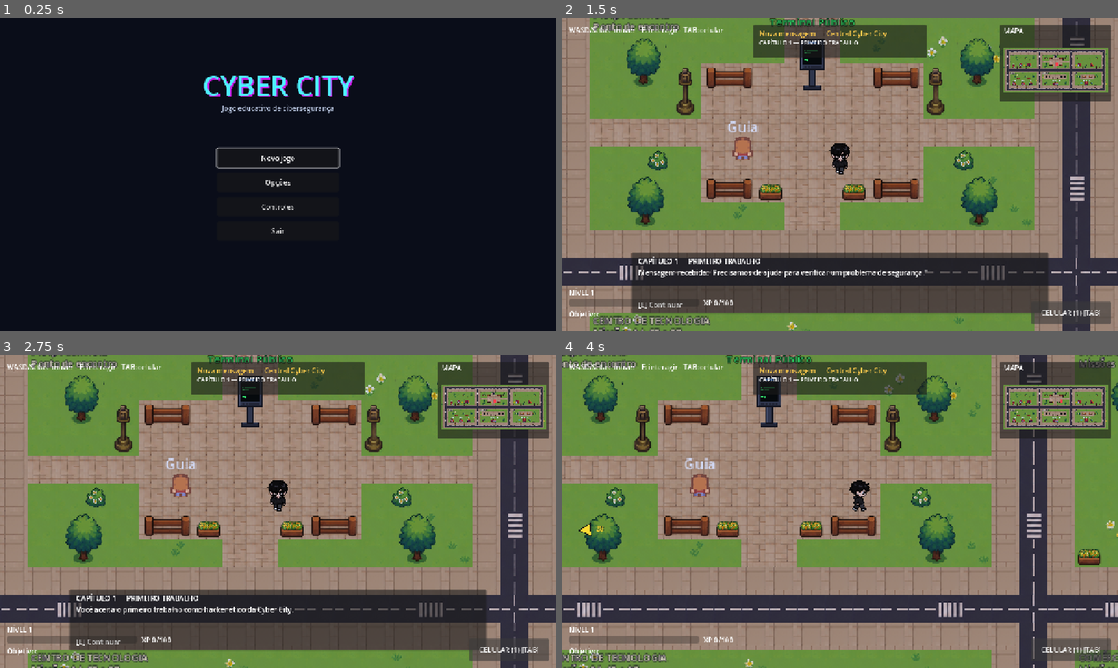
Above: before the commit, frames 1-4 (two rows, left to right).
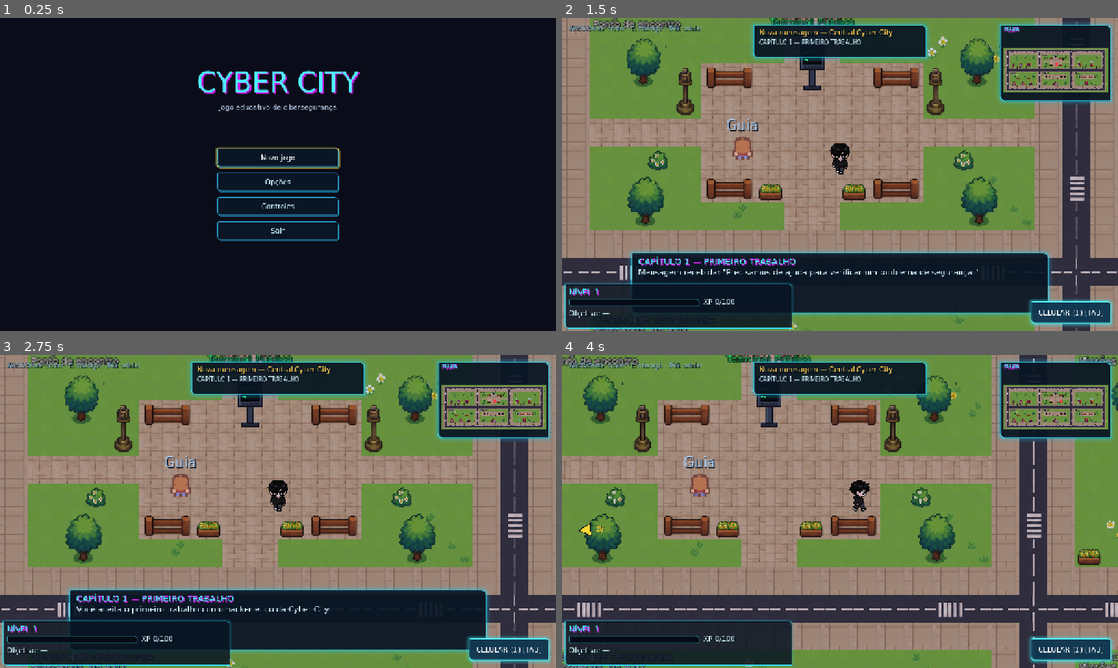
Above: after the commit, the same moments.

Repository: brenocoelhos/CyberCity
Game: Godot game, scene res://scenes/ui/MainMenu.tscn
Same seed, same stepped clock (60 frames per second), same inputs: the game is played once before the commit and once after it.
Inputs:
- Up to frame 1 (0.25 s): no input
- Up to frame 2 (1.5 s): click "Novo jogo" at 0.5 s; click "CELULAR (1) [TAB]" at 1.25 s
- Up to frame 3 (2.75 s): tap Enter at 2 s; hold D (move_right) from 2.03 s (still down); hold E (interact) from 2.03 s (still down)
- Up to frame 4 (4 s): tap Space at 2.75 s; release D (move_right) at 2.78 s; release E (interact) at 2.78 s; hold S (move_down) 2.78-3.53 s; tap E (interact) at 2.85 s; tap Enter at 3.5 s; hold D (move_right) from 3.53 s (still down); hold E (interact) from 3.53 s (still down)

The runs differ from the first frame. In frame 1, 3.2% of the frame differs, in the area x 35-65%, y 16-72%; in frame 2, 22%, in the area x 0-100%, y 0-100%; in frame 3, 22%; in frame 4, 15%.

Commit message:
Aplica tema futurista global na interface
- Novo tema assets/ui/cyber_theme.tres (paineis escuros com borda neon,
  botoes, barra de XP, slider, campo de texto) ligado em GUI > Tema
- Variacoes InnerPanel, HudPanel, HeadingLabel e DimLabel
- HUD ganha painel de fundo; dialogo, desafio, opcoes, menu e minimapa
  usam os novos estilos

Co-Authored-By: Claude Sonnet 5.5 <noreply@anthropic.com>
Claude-Session: https://claude.ai/code/session_01DNFjVUKeBJRM6nCVVYZZrs

Diff:
--- /dev/null
+++ b/assets/ui/cyber_theme.tres
@@ -0,0 +1,273 @@
+[gd_resource type="Theme" load_steps=15 format=3]
+
+; Tema futurista global do Cyber City.
+; Aplicado em Projeto > Configurações do Projeto > GUI > Tema > Personalizado.
+; Para trocar a fonte por uma .ttf/.otf (ex.: Orbitron ou Rajdhani), coloque o
+; arquivo em assets/ui/fonts/ e, no Inspetor deste tema, mude "Default Font".
+
+[sub_resource type="SystemFont" id="Font"]
+font_names = PackedStringArray("Bahnschrift", "Rajdhani", "Orbitron", "Segoe UI Semibold", "Ubuntu", "Roboto", "DejaVu Sans", "Sans-serif")
+font_weight = 500
+antialiasing = 1
+subpixel_positioning = 0
+
+; --- Painel principal: fundo escuro translúcido + borda ciano com brilho ---
+[sub_resource type="StyleBoxFlat" id="PanelMain"]
+bg_color = Color(0.03, 0.06, 0.11, 0.9)
+border_width_left = 2
+border_width_top = 2
+border_width_right = 2
+border_width_bottom = 2
+border_color = Color(0.2, 0.9, 1, 0.85)
+corner_radius_top_left = 2
+corner_radius_top_right = 10
+corner_radius_bottom_right = 2
+corner_radius_bottom_left = 10
+corner_detail = 4
+shadow_color = Color(0.1, 0.8, 1, 0.28)
+shadow_size = 10
+content_margin_left = 12.0
+content_margin_top = 8.0
+content_margin_right = 12.0
+content_margin_bottom = 8.0
+
+; --- Painel interno (dentro de outro painel): mais discreto ---
+[sub_resource type="StyleBoxFlat" id="PanelInner"]
+bg_color = Color(0.02, 0.04, 0.08, 0.92)
+border_width_left = 1
+border_width_top = 1
+border_width_right = 1
+border_width_bottom = 1
+border_color = Color(0.2, 0.9, 1, 0.35)
+corner_radius_top_left = 2
+corner_radius_top_right = 2
+corner_radius_bottom_right = 2
+corner_radius_bottom_left = 2
+content_margin_left = 10.0
+content_margin_top = 6.0
+content_margin_right = 10.0
+content_margin_bottom = 6.0
+
+; --- Painel do HUD (barra de nível/XP/objetivo): borda magenta embaixo ---
+[sub_resource type="StyleBoxFlat" id="PanelHud"]
+bg_color = Color(0.03, 0.05, 0.1, 0.82)
+border_width_left = 3
+border_width_top = 1
+border_width_right = 1
+border_width_bottom = 1
+border_color = Color(0.2, 0.9, 1, 0.7)
+corner_radius_top_right = 8
+corner_radius_bottom_left = 8
+shadow_color = Color(0.1, 0.8, 1, 0.18)
+shadow_size = 6
+
+[sub_resource type="StyleBoxFlat" id="BtnNormal"]
+bg_color = Color(0.04, 0.09, 0.15, 0.92)
+border_width_left = 1
+border_width_top = 1
+border_width_right = 1
+border_width_bottom = 3
+border_color = Color(0.15, 0.6, 0.78, 0.9)
+corner_radius_top_left = 2
+corner_radius_top_right = 8
+corner_radius_bottom_right = 2
+corner_radius_bottom_left = 8
+content_margin_left = 16.0
+content_margin_top = 6.0
+content_margin_right = 16.0
+content_margin_bottom = 6.0
+
+[sub_resource type="StyleBoxFlat" id="BtnHover"]
+bg_color = Color(0.06, 0.2, 0.3, 0.95)
+border_width_left = 1
+border_width_top = 1
+border_width_right = 1
+border_width_bottom = 3
+border_color = Color(0.35, 1, 1, 1)
+corner_radius_top_left = 2
+corner_radius_top_right = 8
+corner_radius_bottom_right = 2
+corner_radius_bottom_left = 8
+shadow_color = Color(0.2, 0.95, 1, 0.4)
+shadow_size = 8
+content_margin_left = 16.0
+content_margin_top = 6.0
+content_margin_right = 16.0
+content_margin_bottom = 6.0
+
+[sub_resource type="StyleBoxFlat" id="BtnPressed"]
+bg_color = Color(0.22, 0.05, 0.28, 0.95)
+border_width_left = 1
+border_width_top = 3
+border_width_right = 1
+border_width_bottom = 1
+border_color = Color(0.95, 0.3, 1, 1)
+corner_radius_top_left = 2
+corner_radius_top_right = 8
+corner_radius_bottom_right = 2
+corner_radius_bottom_left = 8
+shadow_color = Color(0.9, 0.2, 1, 0.4)
+shadow_size = 8
+content_margin_left = 16.0
+content_margin_top = 6.0
+content_margin_right = 16.0
+content_margin_bottom = 6.0
+
+[sub_resource type="StyleBoxFlat" id="BtnDisabled"]
+bg_color = Color(0.04, 0.05, 0.08, 0.7)
+border_width_left = 1
+border_width_top = 1
+border_width_right = 1
+border_width_bottom = 1
+border_color = Color(0.3, 0.35, 0.42, 0.6)
+corner_radius_top_left = 2
+corner_radius_top_right = 8
+corner_radius_bottom_right = 2
+corner_radius_bottom_left = 8
+content_margin_left = 16.0
+content_margin_top = 6.0
+content_margin_right = 16.0
+content_margin_bottom = 6.0
+
+; --- Foco do teclado: contorno só (sem fundo) ---
+[sub_resource type="StyleBoxFlat" id="Focus"]
+draw_center = false
+border_width_left = 2
+border_width_top = 2
+border_width_right = 2
+border_width_bottom = 2
+border_color = Color(1, 0.85, 0.3, 1)
+corner_radius_top_left = 2
+corner_radius_top_right = 8
+corner_radius_bottom_right = 2
+corner_radius_bottom_left = 8
+expand_margin_left = 2.0
+expand_margin_top = 2.0
+expand_margin_right = 2.0
+expand_margin_bottom = 2.0
+
+; --- Barra de progresso (XP) ---
+[sub_resource type="StyleBoxFlat" id="BarBg"]
+bg_color = Color(0.02, 0.04, 0.08, 0.95)
+border_width_left = 1
+border_width_top = 1
+border_width_right = 1
+border_width_bottom = 1
+border_color = Color(0.2, 0.9, 1, 0.6)
+corner_radius_top_left = 2
+corner_radius_top_right = 6
+corner_radius_bottom_right = 2
+corner_radius_bottom_left = 6
+
+[sub_resource type="StyleBoxFlat" id="BarFill"]
+bg_color = Color(0.2, 0.9, 1, 1)
+border_width_left = 1
+border_width_top = 1
+border_width_right = 1
+border_width_bottom = 1
+border_color = Color(0.7, 1, 1, 1)
+corner_radius_top_left = 2
+corner_radius_top_right = 6
+corner_radius_bottom_right = 2
+corner_radius_bottom_left = 6
+shadow_color = Color(0.2, 0.95, 1, 0.5)
+shadow_size = 4
+
+; --- Slider (volume) ---
+[sub_resource type="StyleBoxFlat" id="SliderTrack"]
+bg_color = Color(0.02, 0.04, 0.08, 0.95)
+border_width_left = 1
+border_width_top = 1
+border_width_right = 1
+border_width_bottom = 1
+border_color = Color(0.2, 0.9, 1, 0.5)
+content_margin_top = 4.0
+content_margin_bottom = 4.0
+
+[sub_resource type="StyleBoxFlat" id="SliderFill"]
+bg_color = Color(0.2, 0.9, 1, 0.9)
+content_margin_top = 4.0
+content_margin_bottom = 4.0
+
+[sub_resource type="StyleBoxFlat" id="Input"]
+bg_color = Color(0.02, 0.04, 0.08, 0.95)
+border_width_left = 1
+border_width_top = 1
+border_width_right = 1
+border_width_bottom = 2
+border_color = Color(0.2, 0.9, 1, 0.6)
+corner_radius_top_left = 2
+corner_radius_top_right = 6
+corner_radius_bottom_right = 2
+corner_radius_bottom_left = 6
+content_margin_left = 10.0
+content_margin_right = 10.0
+
+[resource]
+default_font = SubResource("Font")
+default_font_size = 16
+
+; ---------- Painéis ----------
+Panel/styles/panel = SubResource("PanelMain")
+PanelContainer/styles/panel = SubResource("PanelMain")
+
+InnerPanel/base_type = &"Panel"
+InnerPanel/styles/panel = SubResource("PanelInner")
+
+HudPanel/base_type = &"Panel"
+HudPanel/styles/panel = SubResource("PanelHud")
+
+; ---------- Textos ----------
+Label/colors/font_color = Color(0.84, 0.96, 1, 1)
+Label/colors/font_shadow_color = Color(0, 0.05, 0.1, 0.8)
+Label/constants/shadow_offset_x = 1
+Label/constants/shadow_offset_y = 1
+Label/constants/line_spacing = 2
+
+RichTextLabel/colors/default_color = Color(0.84, 0.96, 1, 1)
+
+; Título de seção (ex.: DESAFIO CONCLUÍDO, OPÇÕES, nome de quem fala)
+HeadingLabel/base_type = &"Label"
+HeadingLabel/colors/font_color = Color(0.3, 0.95, 1, 1)
+HeadingLabel/colors/font_shadow_color = Color(0.85, 0.15, 0.95, 0.75)
+HeadingLabel/constants/shadow_offset_x = 2
+HeadingLabel/constants/shadow_offset_y = 2
+HeadingLabel/font_sizes/font_size = 22
+
+; Textinho de ajuda (ex.: "[E] Continuar")
+DimLabel/base_type = &"Label"
+DimLabel/colors/font_color = Color(0.5, 0.68, 0.78, 1)
+DimLabel/font_sizes/font_size = 13
+
+; ---------- Botões ----------
+Button/colors/font_color = Color(0.8, 0.95, 1, 1)
+Button/colors/font_hover_color = Color(1, 1, 1, 1)
+Button/colors/font_pressed_color = Color(1, 0.8, 1, 1)
+Button/colors/font_focus_color = Color(1, 1, 1, 1)
+Button/colors/font_disabled_color = Color(0.45, 0.5, 0.58, 1)
+Button/styles/normal = SubResource("BtnNormal")
+Button/styles/hover = SubResource("BtnHover")
+Button/styles/pressed = SubResource("BtnPressed")
+Button/styles/disabled = SubResource("BtnDisabled")
+Button/styles/focus = SubResource("Focus")
+
+CheckButton/colors/font_color = Color(0.8, 0.95, 1, 1)
+CheckButton/colors/font_hover_color = Color(1, 1, 1, 1)
+CheckButton/styles/normal = SubResource("BtnNormal")
+CheckButton/styles/hover = SubResource("BtnHover")
+CheckButton/styles/pressed = SubResource("BtnNormal")
+CheckButton/styles/hover_pressed = SubResource("BtnHover")
+CheckButton/styles/focus = SubResource("Focus")
+
+; ---------- Barras e campos ----------
+ProgressBar/styles/background = SubResource("BarBg")
+ProgressBar/styles/fill = SubResource("BarFill")
+
+HSlider/styles/slider = SubResource("SliderTrack")
+HSlider/styles/grabber_area = SubResource("SliderFill")
+HSlider/styles/grabber_area_highlight = SubResource("SliderFill")
+
+LineEdit/colors/font_color = Color(0.9, 0.98, 1, 1)
+LineEdit/colors/caret_color = Color(0.3, 0.95, 1, 1)
+LineEdit/styles/normal = SubResource("Input")
+LineEdit/styles/focus = SubResource("BtnHover")
--- a/project.godot
+++ b/project.godot
@@ -45,6 +45,10 @@
 window/size/viewport_height=720
 window/stretch/mode="canvas_items"
 
+[gui]
+
+theme/custom="res://assets/ui/cyber_theme.tres"
+
 [input]
 
 move_up={
--- a/scenes/ui/ChallengeScreen.tscn
+++ b/scenes/ui/ChallengeScreen.tscn
@@ -22,6 +22,8 @@
 offset_top = 10.0
 offset_right = 400.0
 offset_bottom = 40.0
+theme_type_variation = &"HeadingLabel"
+theme_override_font_sizes/font_size = 16
 text = "🖥️ PC DE MESA"
 
 [node name="Panel" type="Panel" parent="Monitor"]
@@ -29,6 +31,7 @@
 offset_top = 44.0
 offset_right = 1136.0
 offset_bottom = 636.0
+theme_type_variation = &"InnerPanel"
 
 [node name="TitleLabel" type="Label" parent="Monitor/Panel"]
 offset_left = 24.0
@@ -36,6 +39,8 @@
 offset_right = 850.0
 offset_bottom = 44.0
 horizontal_alignment = 1
+theme_type_variation = &"HeadingLabel"
+theme_override_font_sizes/font_size = 24
 text = "DESAFIO"
 
 [node name="HintButton" type="Button" parent="Monitor/Panel"]
@@ -85,4 +90,5 @@
 offset_top = 570.0
 offset_right = 1088.0
 offset_bottom = 590.0
+theme_type_variation = &"DimLabel"
 text = "ESC para sair do desafio (você pode voltar depois)"
--- a/scenes/ui/DialogueBox.tscn
+++ b/scenes/ui/DialogueBox.tscn
@@ -16,6 +16,8 @@
 offset_top = 8.0
 offset_right = 400.0
 offset_bottom = 30.0
+theme_type_variation = &"HeadingLabel"
+theme_override_font_sizes/font_size = 20
 text = "NPC"
 
 [node name="TextLabel" type="Label" parent="Panel"]
@@ -24,6 +26,7 @@
 offset_right = 944.0
 offset_bottom = 100.0
 autowrap_mode = 3
+theme_override_font_sizes/font_size = 18
 text = ""
 
 [node name="HintLabel" type="Label" parent="Panel"]
@@ -31,4 +34,5 @@
 offset_top = 108.0
 offset_right = 300.0
 offset_bottom = 128.0
+theme_type_variation = &"DimLabel"
 text = "[E] Continuar"
--- a/scenes/ui/HUD.tscn
+++ b/scenes/ui/HUD.tscn
@@ -13,11 +13,22 @@
 offset_right = 520.0
 offset_bottom = 710.0
 
+[node name="Bg" type="Panel" parent="Info"]
+show_behind_parent = true
+offset_left = -10.0
+offset_top = -8.0
+offset_right = 514.0
+offset_bottom = 94.0
+mouse_filter = 2
+theme_type_variation = &"HudPanel"
+
 [node name="LevelLabel" type="Label" parent="Info"]
 offset_left = 0.0
 offset_top = 0.0
 offset_right = 200.0
 offset_bottom = 22.0
+theme_type_variation = &"HeadingLabel"
+theme_override_font_sizes/font_size = 18
 text = "NÍVEL 1"
 
 [node name="XPBar" type="ProgressBar" parent="Info"]
@@ -56,6 +67,8 @@
 offset_right = 660.0
 offset_bottom = 48.0
 horizontal_alignment = 1
+theme_type_variation = &"HeadingLabel"
+theme_override_font_sizes/font_size = 28
 text = "DESAFIO CONCLUÍDO"
 
 [node name="TextLabel" type="Label" parent="CompletePanel"]
@@ -80,6 +93,8 @@
 offset_right = 660.0
 offset_bottom = 280.0
 horizontal_alignment = 1
+theme_type_variation = &"HeadingLabel"
+theme_override_font_sizes/font_size = 26
 text = "+100 XP"
 
 [node name="HintLabel" type="Label" parent="CompletePanel"]
@@ -88,6 +103,7 @@
 offset_right = 660.0
 offset_bottom = 320.0
 horizontal_alignment = 1
+theme_type_variation = &"DimLabel"
 text = "[E] Continuar"
 
 [node name="PhoneButton" type="Button" parent="."]
--- a/scenes/ui/MainMenu.tscn
+++ b/scenes/ui/MainMenu.tscn
@@ -111,7 +111,8 @@
 offset_top = 16.0
 offset_right = 580.0
 offset_bottom = 50.0
-theme_override_font_sizes/font_size = 24
+theme_type_variation = &"HeadingLabel"
+theme_override_font_sizes/font_size = 26
 text = "CONTROLES"
 horizontal_alignment = 1
 
--- a/scenes/ui/OptionsPanel.tscn
+++ b/scenes/ui/OptionsPanel.tscn
@@ -22,7 +22,8 @@
 offset_top = 16.0
 offset_right = 500.0
 offset_bottom = 50.0
-theme_override_font_sizes/font_size = 24
+theme_type_variation = &"HeadingLabel"
+theme_override_font_sizes/font_size = 26
 text = "OPÇÕES"
 horizontal_alignment = 1
 
--- a/scenes/world/City.tscn
+++ b/scenes/world/City.tscn
@@ -547,6 +547,7 @@
 offset_top = 16.0
 offset_right = 520.0
 offset_bottom = 60.0
+theme_type_variation = &"DimLabel"
 text = "WASD/Setas: mover - E: interagir - TAB: celular"
 
 [node name="MinimapPanel" type="Panel" parent="UI" unique_id=1636327042]
@@ -561,6 +562,8 @@
 offset_top = 2.0
 offset_right = 248.0
 offset_bottom = 22.0
+theme_type_variation = &"HeadingLabel"
+theme_override_font_sizes/font_size = 13
 text = "MAPA"
 
 [node name="SubViewportContainer" type="SubViewportContainer" parent="UI/MinimapPanel" unique_id=820651818]
